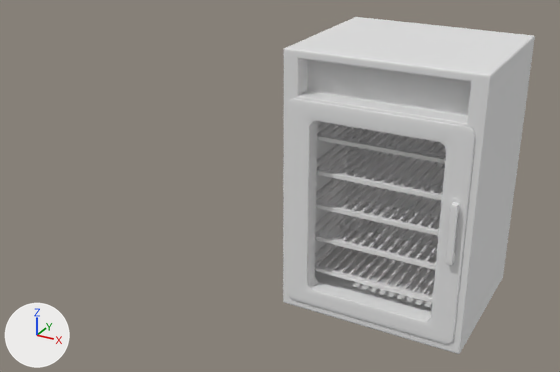
The Blender file BlenderModels/GasStation/Interior/Fridges.blend, before and after one commit.
Both versions are drawn from a 50 mm camera at (1.76, -5.13, 3.25) aimed at (-1.01, -0.08, 0.73). Every picture has the same lights, and +X, +Y and +Z are marked at lower left. The first picture is the older version.

Objects in the first picture: 'DoorHandle', 'Fridge Door', 'FridgeShelves', 'Fridges'.
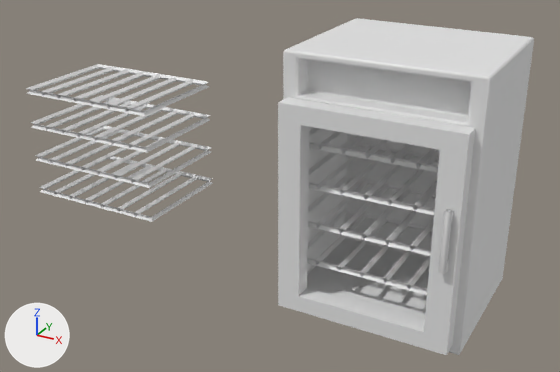
Where the newer file only moved an object's origin or applied its transform, the numbers keep the older frame.

Changed parts and their boxes (x1, y1, x2, y2) in the pictures (560 x 372 px):
'Fridges', reshaped, moved, modifiers changed, rescaled
    before: (283, 17, 535, 354)
    after: (283, 18, 534, 355)
'Fridge Door', mesh moved, modifiers changed
    before: (287, 98, 475, 344)
    after: (278, 97, 475, 355)
'FridgeShelves', hidden
    before: (315, 122, 446, 302)
'WireframePracticeWPlane', added
    after: (26, 64, 213, 222)
'WireframePracticeWPlaneCOPY', added
    after: (307, 127, 439, 295)
'DoorHandle', modifiers changed (13% wider)
    before: (446, 202, 460, 265)
    after: (438, 209, 454, 274)
part 1 of me_cube, cut back
    before: (283, 17, 535, 354)
    after: (283, 18, 534, 355)

What changed in the scene script:
```text
Change me_cube:
    used by ob_fridges; location = (0.0, 0.0, 1.0); scale = (0.7, 0.6, 1.0)
    remove me_cube.from_pydata(...)  # 8 vertices, 6 faces; spans x -1.0..1.0, y -1.0..1.0, z -1.0..1.0
    add me_cube.from_pydata(...)  # 24 vertices, 18 faces; spans x -0.7..0.7, y -0.6..0.6, z -0.01..1.99
    me_cube part 1: 8 vertices removed from x -1.0..1.0, y -1.0..1.0, z -1.0..1.0; 24 vertices added at x -0.7..0.7, y -0.6..0.6, z -0.01..1.99
    me_cube part 2: the surface is now shaded smooth
Change me_cube_002:
    used by ob_fridge_door; location = (-0.006, -0.547, 0.864); scale = (0.653, 0.0681, 0.798)
    remove me_cube_002.from_pydata(...)  # 16 vertices, 12 faces; spans x -1.0..1.0, y -1.0..1.0, z -1.0..1.0
    add me_cube_002.from_pydata(...)  # 16 vertices, 12 faces; spans x -1.01..0.99, y -2.77..-0.77, z -1.0..1.0
    me_cube_002 part 3: the whole mesh is moved by (-0.01, -1.77, 0.0)
Add me_plane_001:
    me_plane_001.from_pydata(...)  # 240 vertices, 224 faces; spans x -0.627..0.638, y -0.542..0.384, z 0.371..1.342
Add me_plane:
    me_plane.from_pydata([(0.638, -0.542, 0.4), (0.638, 0.384, 0.4), (-0.627, -0.542, 0.4), (-0.627, 0.384, 0.4), (-0.446, -0.542, 0.4), (-0.266, -0.542, 0.4), (-0.085, -0.542, 0.4), (0.096, -0.542, 0.4), (0.277, -0.542, 0.4), (0.457, -0.542, 0.4), (0.457, 0.384, 0.4), (0.277, 0.384, 0.4), (0.096, 0.384, 0.4), (-0.085, 0.384, 0.4), (-0.266, 0.384, 0.4), (-0.446, 0.384, 0.4)], [], [(4, 15, 3, 2), (0, 1, 10, 9), (9, 10, 11, 8), (8, 11, 12, 7), (7, 12, 13, 6), (6, 13, 14, 5), (5, 14, 15, 4)])
Change ob_fridges:
    ob_fridges.scale: (0.7, 0.6, 1.0) -> (1.0, 1.0, 1.0)
    remove _m = ob_fridges.modifiers.new('Boolean', 'BOOLEAN')
    remove _m.object = ob_cutoutforfridge
    remove _m = ob_fridges.modifiers.new('Boolean.001', 'BOOLEAN')
    remove _m.object = ob_cube_003
    ob_fridges.location: (0.0, 0.0, 1.0) -> (0.0, 0.0, 0.0)
    where _m = ob_fridges.modifiers.new('Bevel', 'BEVEL')
    _m.segments: 10 -> 2
Change ob_fridgeshelves:
    add ob_fridgeshelves.hide_set(True)
Change ob_fridge_door:
    remove _m = ob_fridge_door.modifiers.new('Bevel', 'BEVEL')
    remove _m.width = 1.0
    remove _m.width_pct = 1.0
    remove _m.segments = 11
Change ob_doorhandle:
    remove _m = ob_doorhandle.modifiers.new('Bevel', 'BEVEL')
    remove _m.width = 1.0
    remove _m.width_pct = 1.0
    remove _m.segments = 11
Add ob_wireframepracticewplanecopy:
    ob_wireframepracticewplanecopy = bpy.data.objects.new('WireframePracticeWPlaneCOPY', me_plane_001)
    ob_wireframepracticewplanecopy.location = (0.0, 0.0, 0.0)
Add ob_wireframepracticewplane:
    ob_wireframepracticewplane = bpy.data.objects.new('WireframePracticeWPlane', me_plane)
    ob_wireframepracticewplane.location = (-2.614, 0.0, 0.0)
    _m = ob_wireframepracticewplane.modifiers.new('Wireframe', 'WIREFRAME')
    _m.thickness = 0.046
    _m.offset = -0.245
    _m = ob_wireframepracticewplane.modifiers.new('Array', 'ARRAY')
    _m.count = 4
    _m.relative_offset_displace = (0.0, 0.0, 6.7)
```
